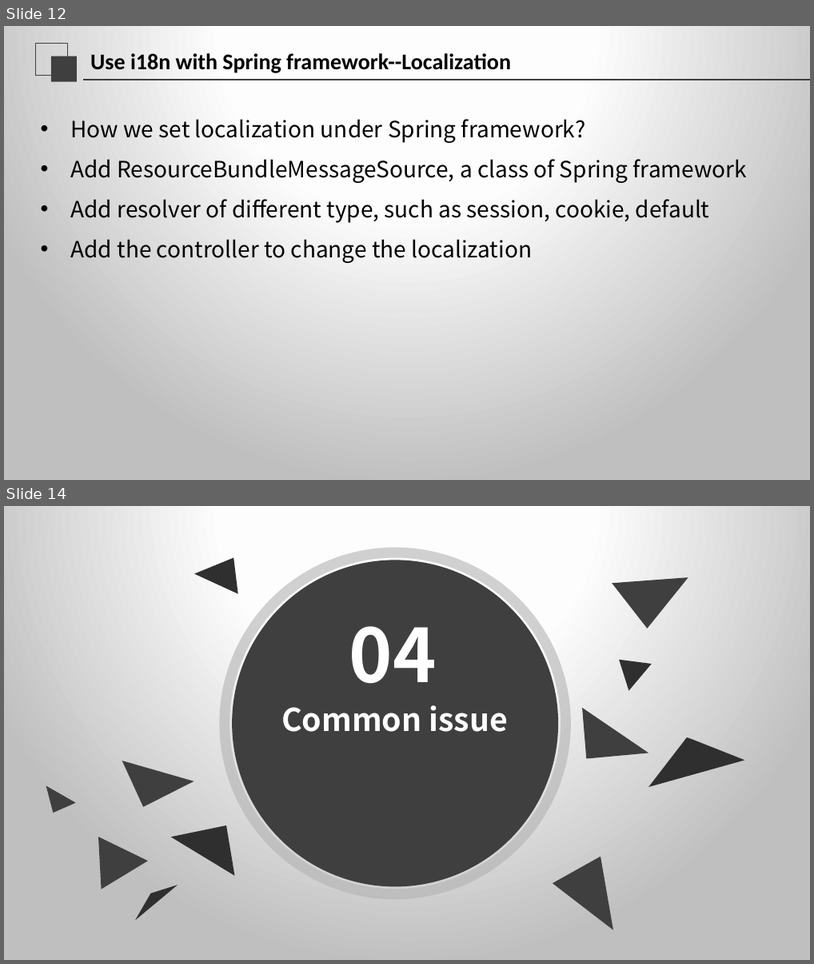
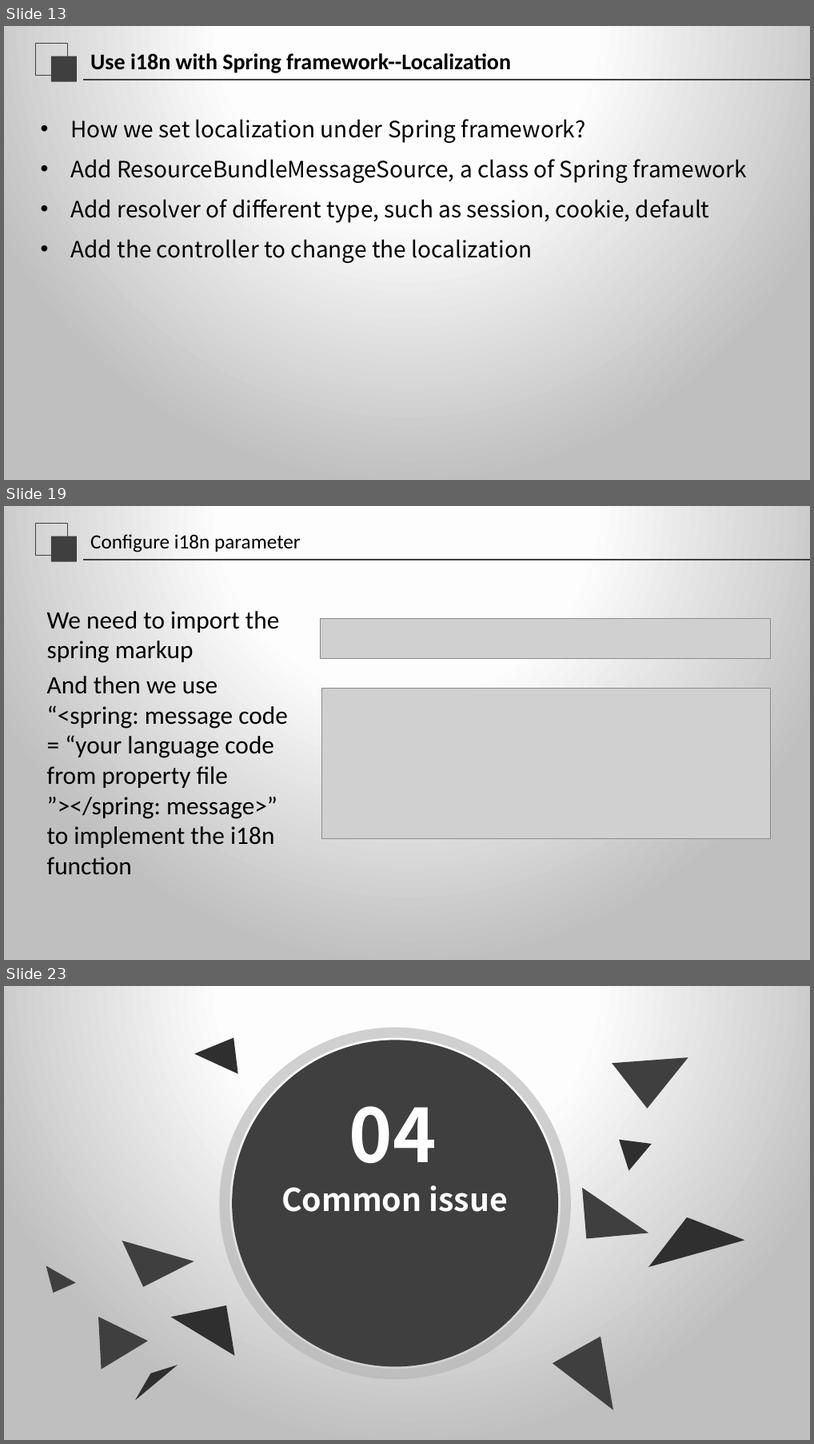
Before and after one commit to jishiting/SpringI18N, a slide deck: Internationalization.pptx. Shown one above the other, each under a label of ours: slides 12 and 14 before the commit, slides 13, 19 and 23 after it; the slides between them are not shown. The pictures are 814x964 and 814x1444 pixels, drawn with LibreOffice and Linux fonts; fonts in the diff are those of the drawing; grey boxes stand for pictures. Boxes give left, top, right and bottom in pixels: in the first picture for what was removed or moved away, otherwise in the second. Text is boxed around its words. In the diff, an @@ line names an element or a change of style, - is before the commit and + after.

```diff
--- a/Internationalization.pptx
+++ b/Internationalization.pptx
@@ slide 19 added at box(4, 506, 810, 960), background gradient #FFFFFF to #FEFEFE to #BFBFBF; not listed: 3 template elements that a slide beside it also shows @@
@@ title added at box(90, 534, 301, 552), 18 pt, text #000000 @@
+Configure i18n parameter
@@ text added at box(47, 611, 288, 874), 22.4 pt, text #000000 @@
+We need to import the spring markup
+And then we use “<spring: message code = “your language code from property file ”></spring: message>” to implement the i18n function
@@ picture added at box(320, 619, 771, 660) @@
@@ picture added at box(322, 688, 771, 838) @@
@@ what was slide 12 is now slide 13 @@
@@ what was slide 14 is now slide 23 @@
```
Also in this commit, not shown: 2 slides changed, 9 other slides added, 1 slide removed.
